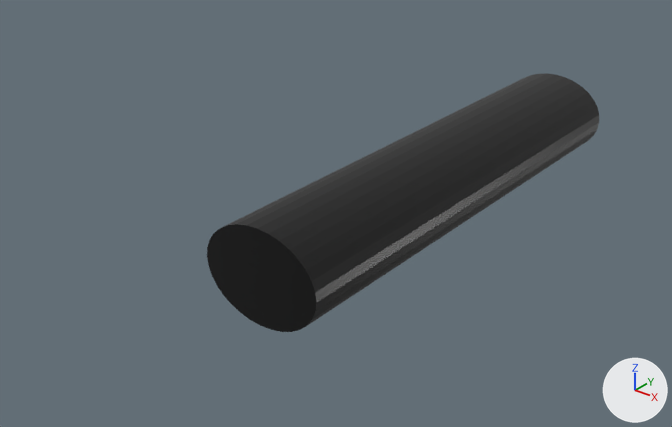
The glTF model FightNFlight/models/missile.gltf, before and after one commit.
One viewpoint serves both versions: a 50 mm camera at (0.398, -0.634, 0.327) aimed at (-0.02, -0.112, 0.003). The lights are fixed; the arrows at lower right show +X, +Y and +Z. Where no turn or scale is listed for an object, it has been applied to the vertices. Vertices at the same position are counted once.
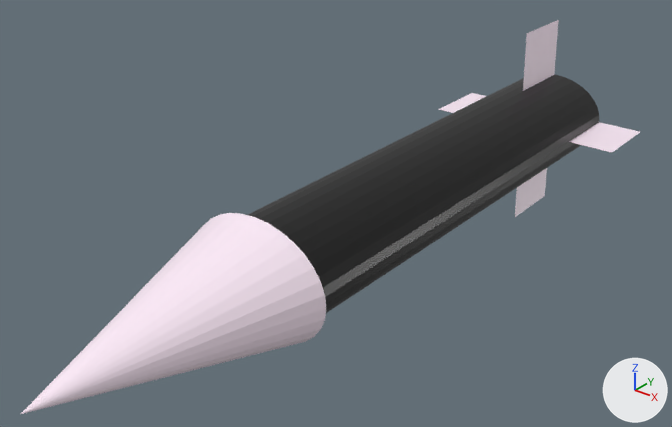
Pixel boxes [x1, y1, x2, y2] of what changed, in the pictures (672 x 427 px):
'Cylinder', reshaped (58% wider, 52% taller): before [207, 73, 599, 332]; after [21, 20, 640, 414]
part 1 of me_cylinder, added: after [21, 213, 326, 414]
part 2 of me_cylinder, added: after [439, 93, 640, 152]
part 3 of me_cylinder, added: after [515, 20, 559, 217]

What the commit changed:
Material 'Material.002' (mat_material_002) is new.
Its base color is (1.0, 0.843, 0.956) (white #ffedfa).
Its roughness is 0.4.
me_cylinder has 64 vertices, 124 faces and spans x -0.052..0.052, y -0.223..0.223, z -0.04..0.04.
me_cylinder is used by ob_cylinder; location (0.0, 0.0, 0.0).
Verts and faces of me_cylinder; kept vertices keep their numbers, new ones are numbered from 64.
me_cylinder part 1: a new loose piece, a 32-sided cone pointing to -y spanning x -0.062..0.062, y -0.417..-0.224, z -0.048..0.048, in mat_material_002 (white #ffecfa).
Part 2, on me_cylinder:
New vertex 64 is at (-0.096, 0.155, 0.0), pixel (438, 109).
New vertex 65 is at (0.096, 0.155, 0.0), pixel (612, 152).
New vertex 66 is at (-0.096, 0.222, 0.0), pixel (472, 92).
New vertex 67 is at (0.096, 0.222, 0.0), pixel (640, 131).
New faces: (64, 65, 67), (64, 67, 66) (mat_material_002 (white #ffecfa)).
Part 3, on me_cylinder:
New vertex 68 is at (0.003, 0.155, -0.096), pixel (514, 217).
New vertex 69 is at (-0.002, 0.155, 0.096), pixel (526, 33).
New vertex 70 is at (0.002, 0.222, -0.096), pixel (544, 196).
New vertex 71 is at (-0.003, 0.222, 0.096), pixel (558, 19).
New faces: (68, 69, 71), (68, 71, 70) (mat_material_002 (white #ffecfa)).
me_cylinder now uses material mat_material_002 (white #ffedfa).
